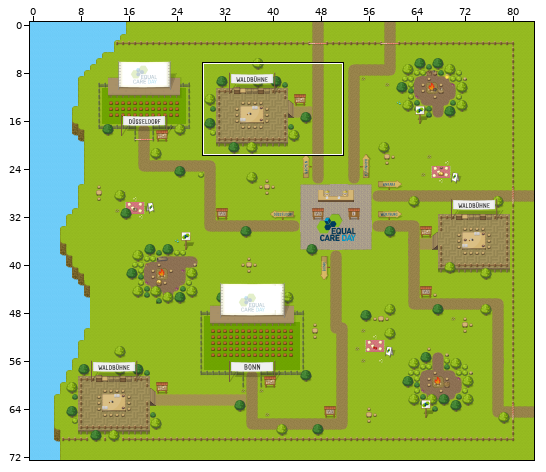
Tiled map (JSON), stored at maps/vorstellung-main.json. Above, an overview of the earlier version with the close-up marked.
Close-up. Before the edit:
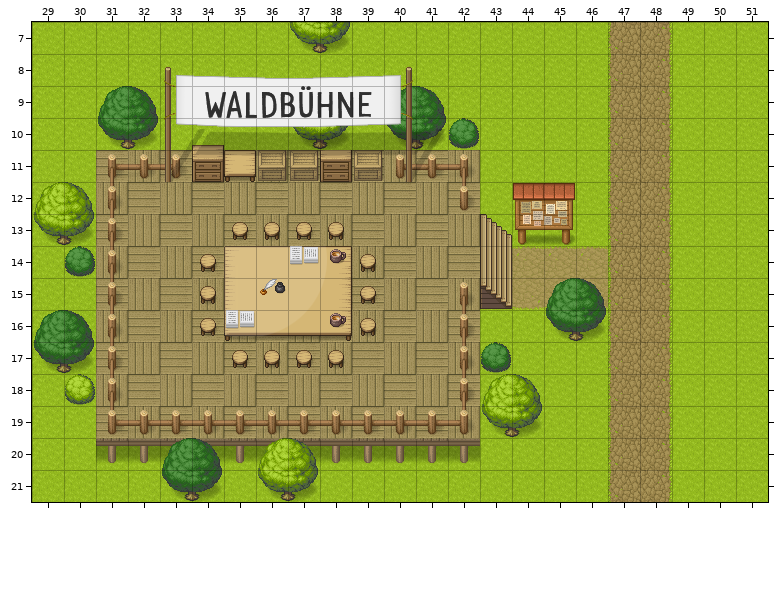
Cells are 32x32 px. Shown: x 29..51, y 7..21. The commit also changed other parts of the map, which this record leaves out.
The result:
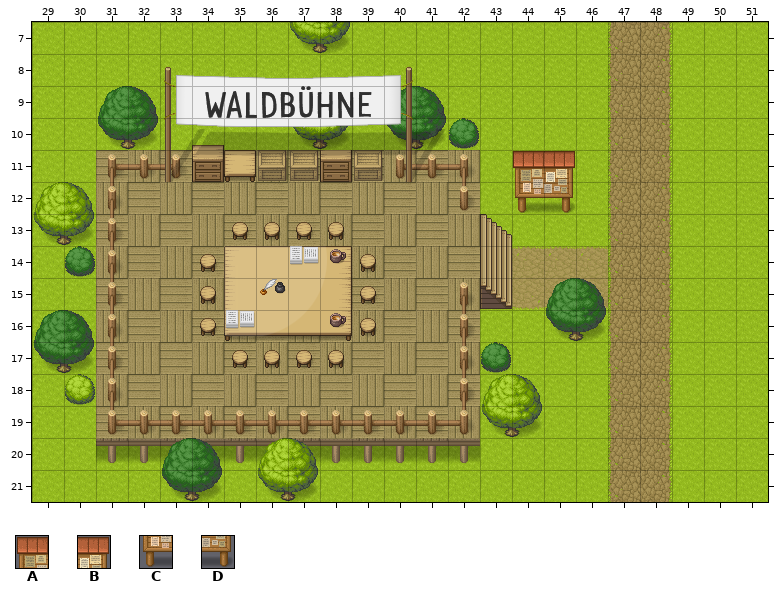
Key: from "tileset2": A 230, B 231, C 238, D 239.
_ is an empty cell.
What changed:
Layer "Möbel":
y 12: x 44..45 __ -> CD
y 13: x 44..45 CD -> __
Layer "Über":
y 11: x 44..45 __ -> AB
y 12: x 44..45 AB -> __
Boxes around the changes in both close-ups, in picture pixels (x1, y1, x2, y2):
changed: (513, 151, 576, 245)
